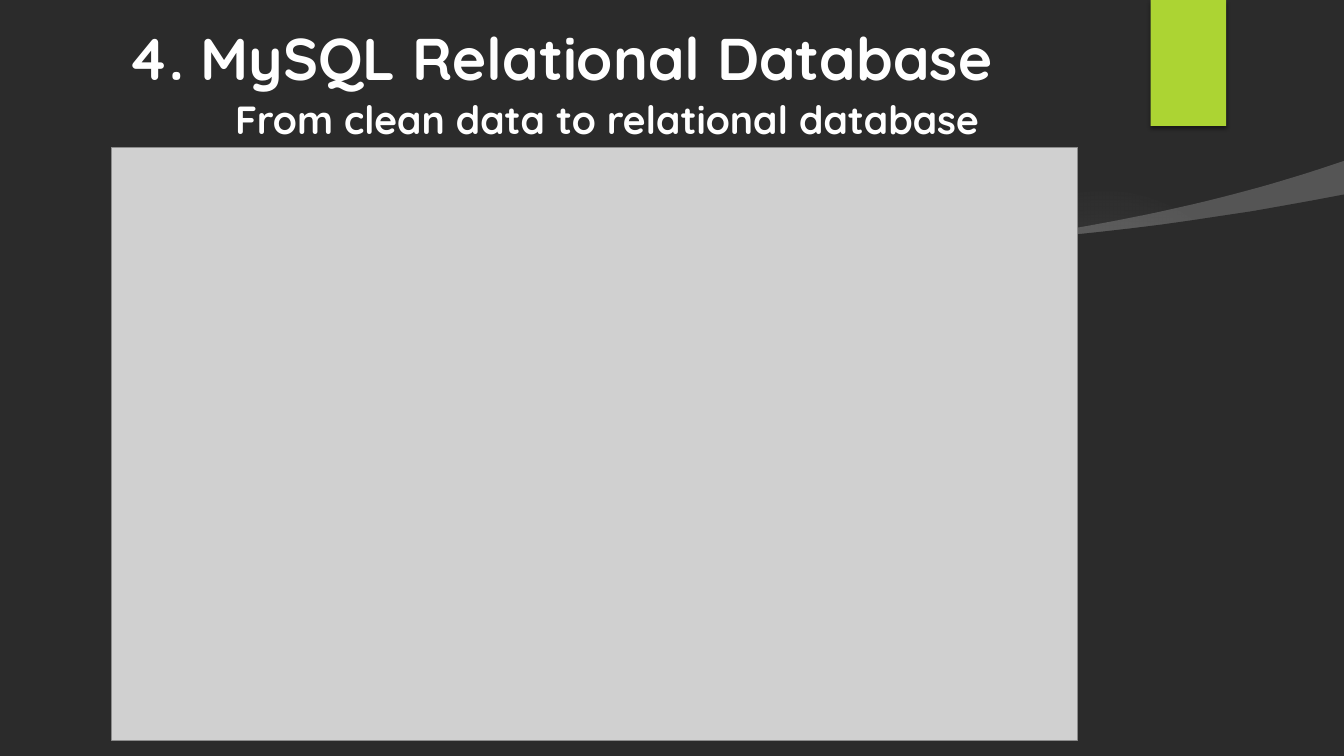
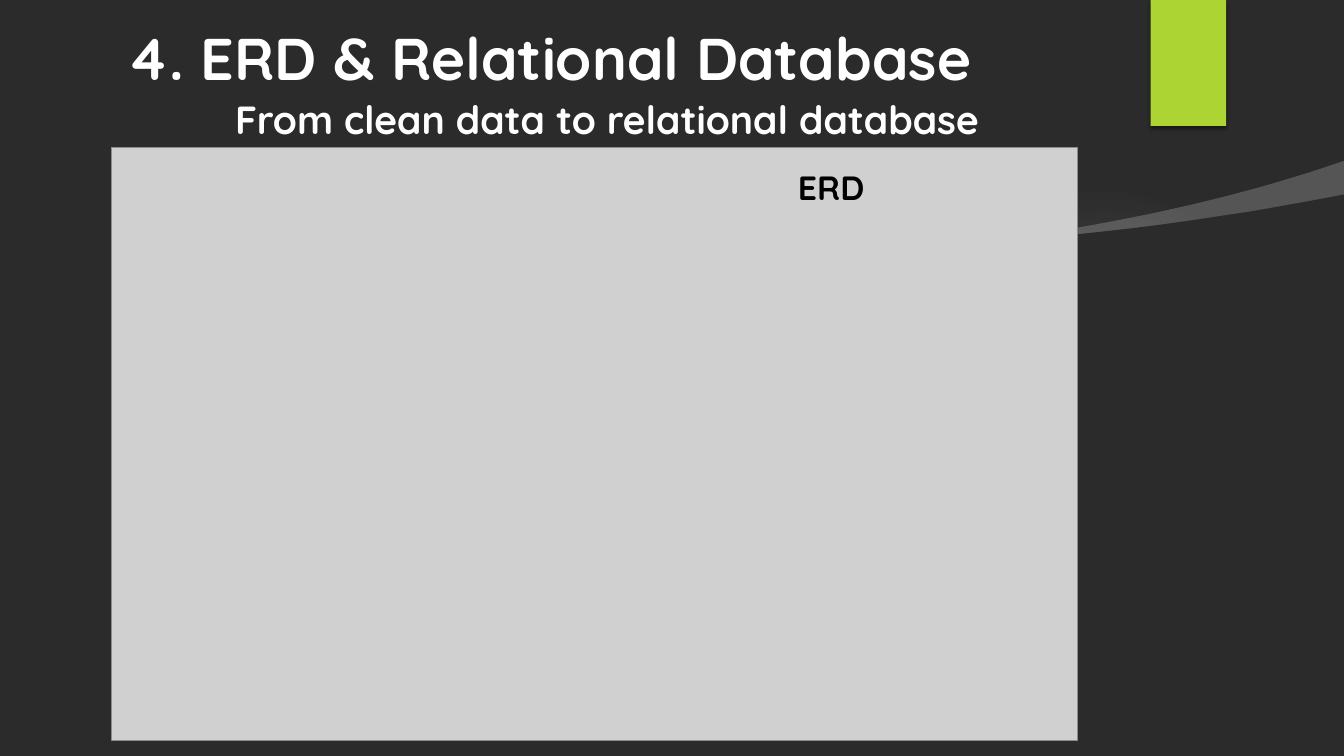
Before and after one commit to zidene306/RNCP-Project, a slide deck: slide 6 of RNCP_presentation_sept26.pptx. Drawn at 1344x756 pixels with LibreOffice and Linux fonts; fonts in the diff are those of the drawing; grey boxes stand for pictures; background and template pictures are left out; a plain dark background stands for a picture behind light text. Boxes give left, top, right and bottom in pixels: in the first picture for what was removed or moved away, otherwise in the second. Text is boxed around its words. In the diff, an @@ line names an element or a change of style, - is before the commit and + after.

```diff
--- a/RNCP_presentation_sept26.pptx
+++ b/RNCP_presentation_sept26.pptx
@@ title at [128, 36, 971, 81]: text changed @@
-4. MySQL Relational Database
+4. ERD & Relational Database
@@ text added at [798, 176, 864, 200], 24 pt, text #000000, bold @@
+ERD
```
Also in this commit, not shown: 13 other slides changed, 1 slide added, 13 other files.
